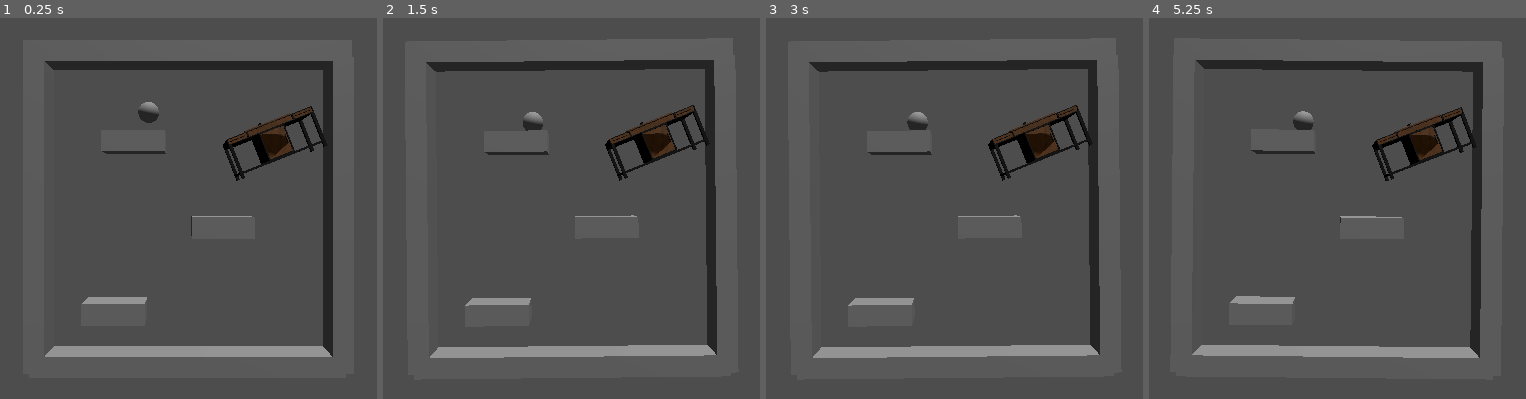
Above: before the commit, frames 1-4 (left to right).
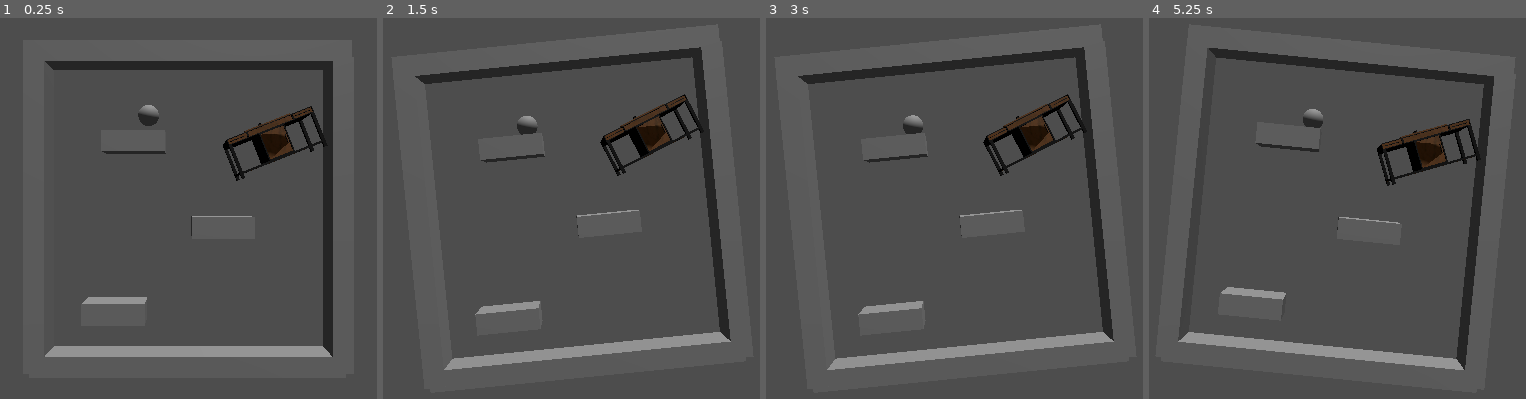
Above: after the commit, the same moments.

Repository: etournity/maybe_down
Game: Godot game, scene res://scenes/main.tscn
Two runs of this game, one before a commit and one after it. Both use one fixed random seed, a clock stepped at 60 frames per second and the inputs below.
Inputs (mouse positions are in pixels of both pictures, inside the frame that each line leads up to):
- Up to frame 1 (0.25 s): no input
- Up to frame 2 (1.5 s): move the mouse to (744, 174) at 0.52 s; tap Mouse wheel down (left) at 0.6 s; tap Mouse wheel up (right) at 0.8, 1.35 s; tap Enter at 1.25 s; move the mouse to (409, 219) at 1.27 s
- Up to frame 3 (3 s): tap Mouse wheel down (left) at 1.55, 2.1 s; tap Space at 2 s; move the mouse to (1033, 98) at 2.02 s; tap Mouse wheel up (right) at 2.3, 2.85 s; move the mouse to (913, 288) at 2.77 s
- Up to frame 4 (5.25 s): tap Mouse wheel down (left) at 3.05, 3.6, 4.55, 5.1 s; tap Enter at 3.5 s; move the mouse to (outside the picture) at 3.52 s; tap Mouse wheel up (right) at 3.8, 4.35 s; move the mouse to (outside the picture) at 4.27 s; tap Space at 5 s; move the mouse to (1375, 197) at 5.02 s

The runs differ from the first frame. In frame 1, 0.2% of the frame differs, in the area x 36-43%, y 22-29%; in frame 2, 9.8%; in frame 3, 9.8%; in frame 4, 10%, in the area x 7-92%, y 7-93%.

Commit message:
feat: add rotation relative to camera

Diff:
--- a/project.godot
+++ b/project.godot
@@ -41,3 +41,7 @@
 "events": [Object(InputEventKey,"resource_local_to_scene":false,"resource_name":"","device":-1,"window_id":0,"alt_pressed":false,"shift_pressed":false,"ctrl_pressed":true,"meta_pressed":false,"pressed":false,"keycode":0,"physical_keycode":81,"key_label":0,"unicode":0,"echo":false,"script":null)
 ]
 }
+
+[physics]
+
+3d/default_gravity=15.0
--- a/scenes/World.gd
+++ b/scenes/World.gd
@@ -12,13 +12,11 @@
 
 func _process(_delta):
 	if(Input.is_action_just_pressed("left")):
-		gravity += Vector3(0.1,0,0)
-		camera.rotate_z(0.01)
+		camera.rotate_z(0.1)
 	if(Input.is_action_just_pressed("right")):
-		gravity += Vector3(-0.1,0,0)
-		camera.rotate_z(-0.01)
-	PhysicsServer3D.area_set_param(get_world_3d().space, PhysicsServer3D.AREA_PARAM_GRAVITY_VECTOR, gravity)
+		camera.rotate_z(-0.1)
 
+	PhysicsServer3D.area_set_param(get_world_3d().space, PhysicsServer3D.AREA_PARAM_GRAVITY_VECTOR, -camera.basis.y)
 
 	if(Input.is_action_just_pressed("quit")):
 		get_tree().quit()
